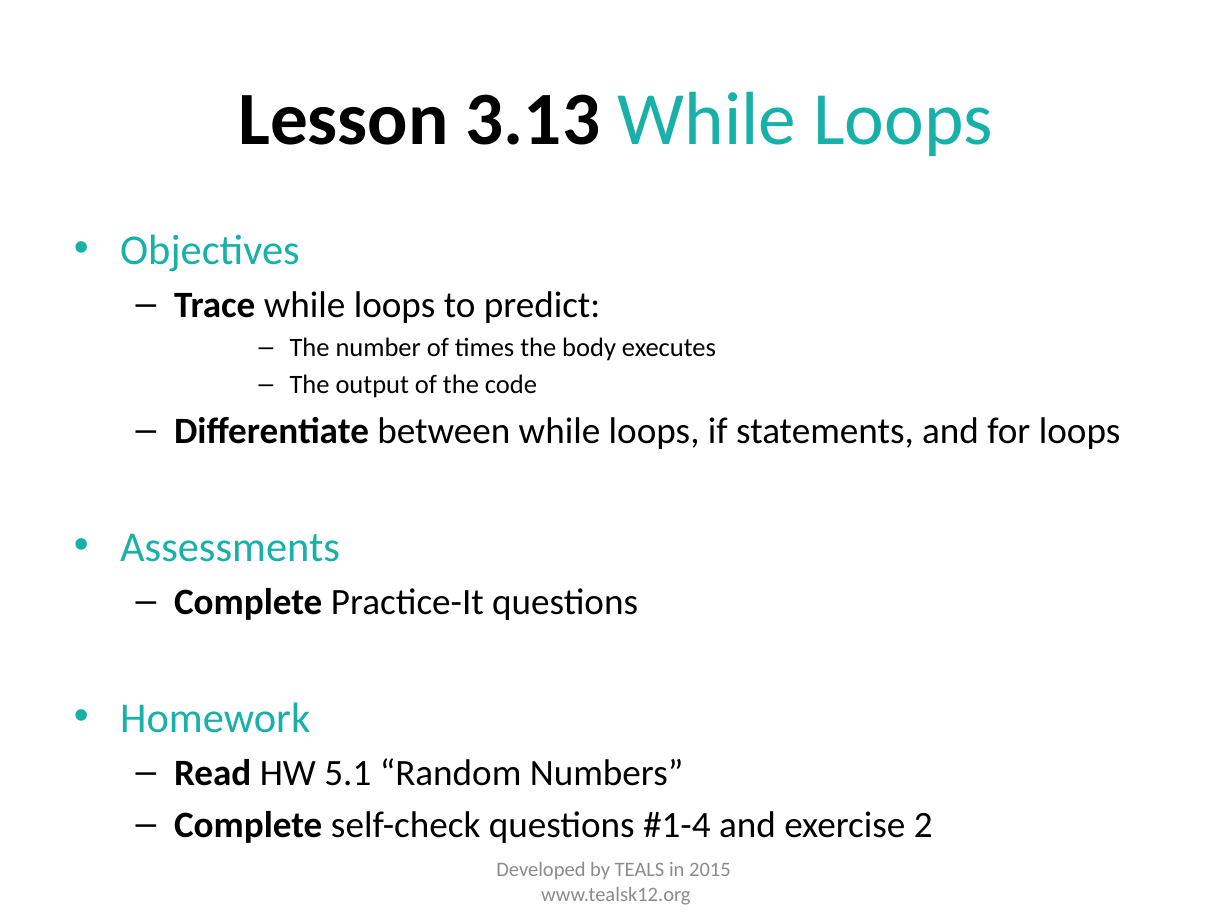
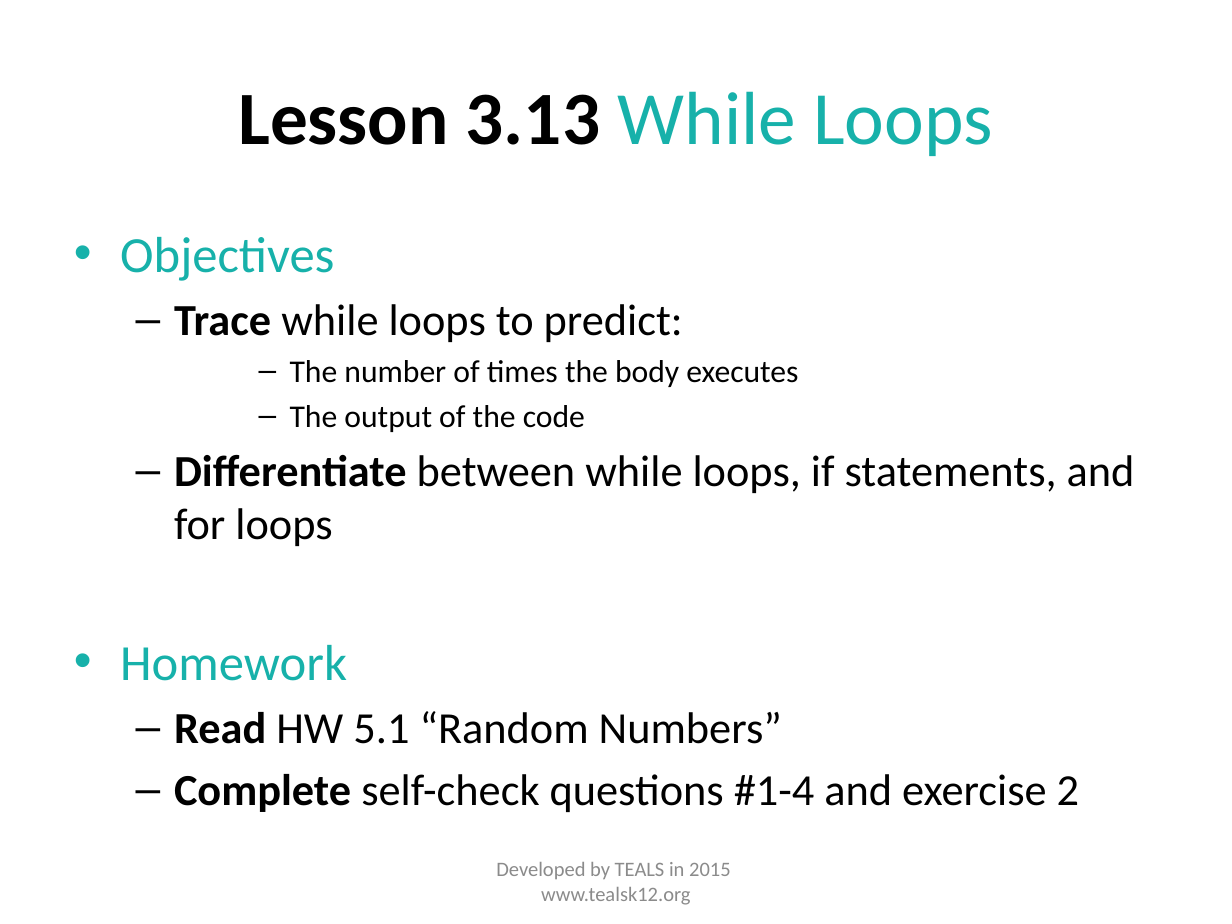
Before and after one commit to TEALSK12/apcsa-public, a slide deck: slide 14 of curriculum/Unit3/Unit 3 Slides.pptx. Drawn at 1232x924 pixels with LibreOffice and Linux fonts; fonts in the diff are those of the drawing. Boxes give left, top, right and bottom in pixels: in the first picture for what was removed or moved away, otherwise in the second. Text is boxed around its words. In the diff, an @@ line names an element or a change of style, - is before the commit and + after.

```diff
--- a/curriculum/Unit3/Unit 3 Slides.pptx
+++ b/curriculum/Unit3/Unit 3 Slides.pptx
@@ text "Objectives" at [120, 237, 1135, 812]: size 24.8 to 29.6 pt in "Objectives", "Homework"; size 21.7 to 25.9 pt in "Trace while loops to predict:", "Differentiate between while loops, if statements, and ...", "Read HW 5.1 “Random Numbers”", "Complete self-check questions #1-4 and exercise 2"; size 15.5 to 18.5 pt in "The number of times the body executes", "The output of the code" @@
@@ text at [120, 533, 638, 620]: paragraphs removed @@
-• Assessments
-  – Complete Practice-It questions
```
Also in this commit, not shown: 5 other slides changed, 12 other files.
